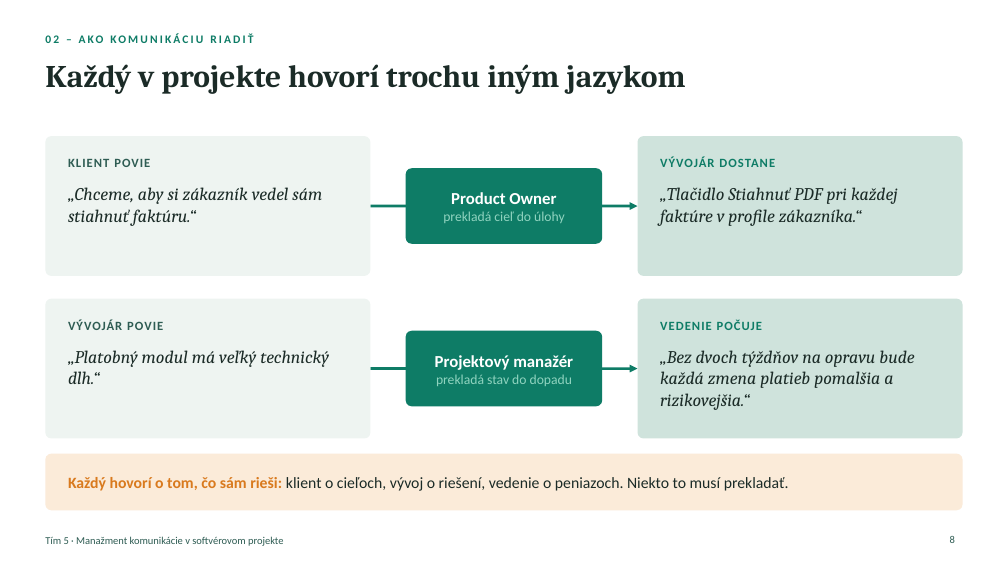
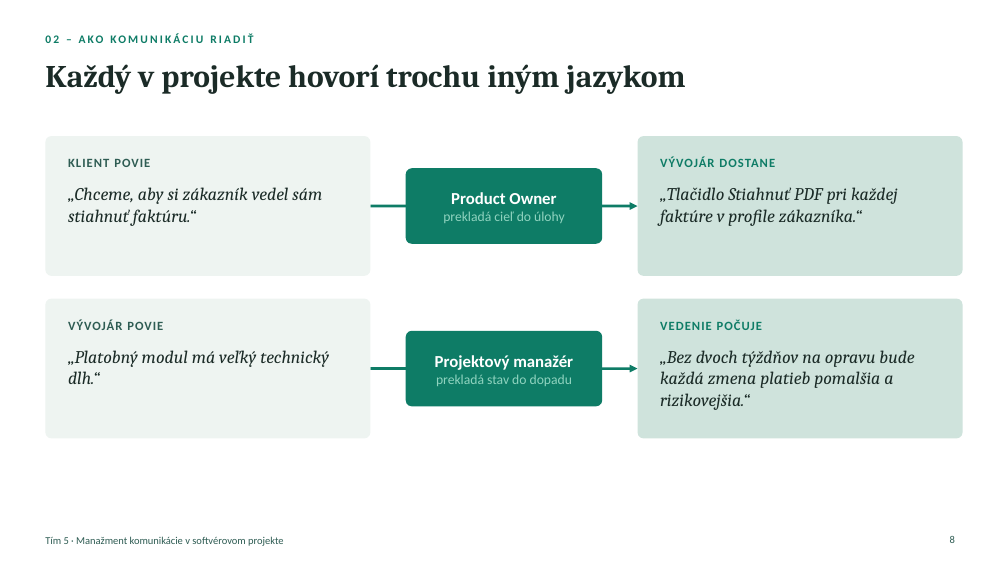
Before and after one commit to ADAMUSSO/MTS, a slide deck: slide 8 of Prezentacie/Manažment komunikácie – vysvetľujúca prezentácia.pptx. Drawn at 1008x567 pixels with LibreOffice and Linux fonts; fonts in the diff are those of the drawing. Boxes give left, top, right and bottom in pixels: in the first picture for what was removed or moved away, otherwise in the second. Text is boxed around its words. In the diff, an @@ line names an element or a change of style, - is before the commit and + after.

```diff
--- a/Prezentacie/Manažment komunikácie – vysvetľujúca prezentácia.pptx
+++ b/Prezentacie/Manažment komunikácie – vysvetľujúca prezentácia.pptx
@@ rounded rectangle removed at (x1=45, y1=454, x2=963, y2=510) @@
@@ text removed at (x1=68, y1=477, x2=789, y2=491) @@
-Každý hovorí o tom, čo sám rieši: klient o cieľoch, vývoj o riešení, vedenie o peniazoch. Niekto to musí prekladať.
```
Also in this commit, not shown: 10 other slides changed, 2 other files.
